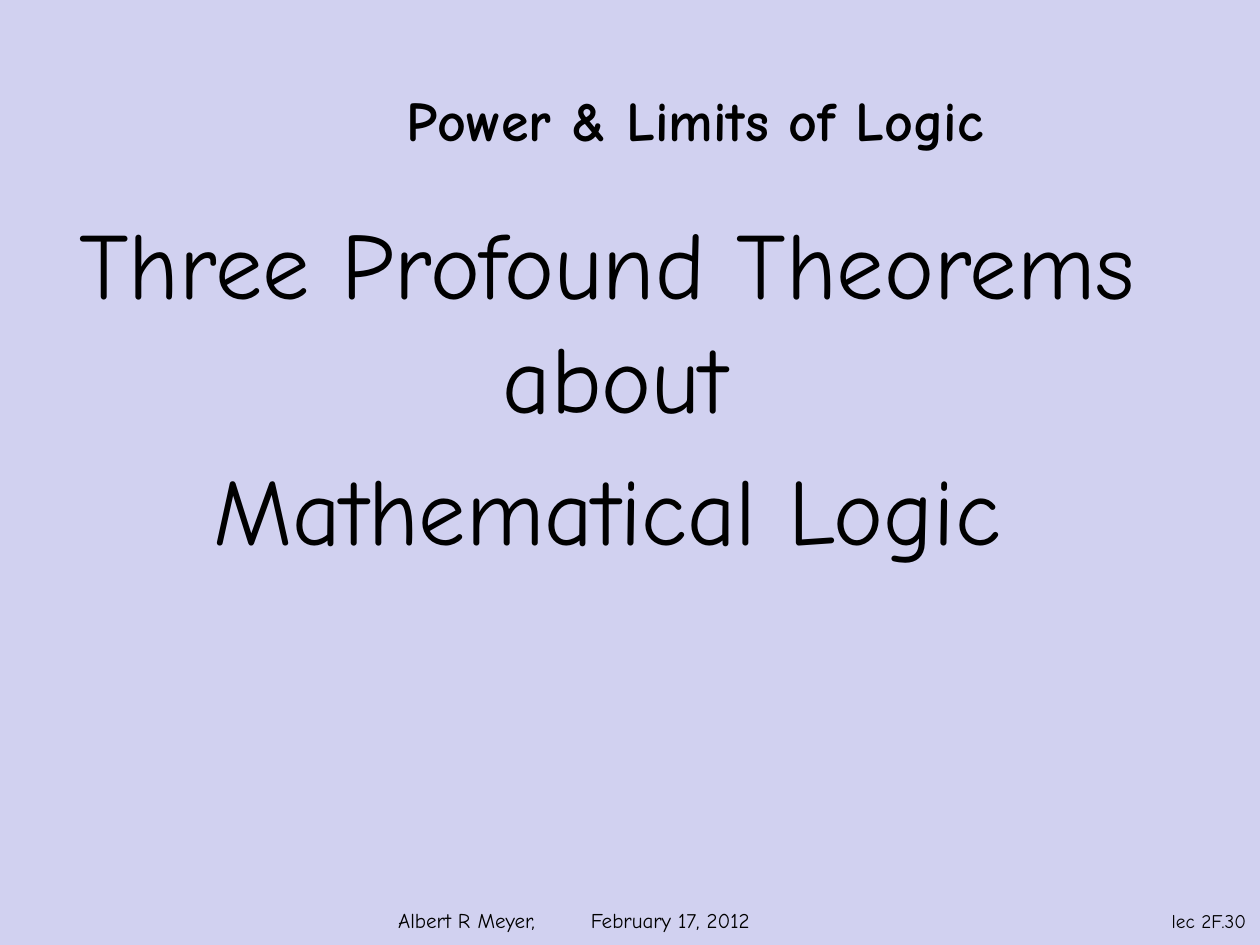
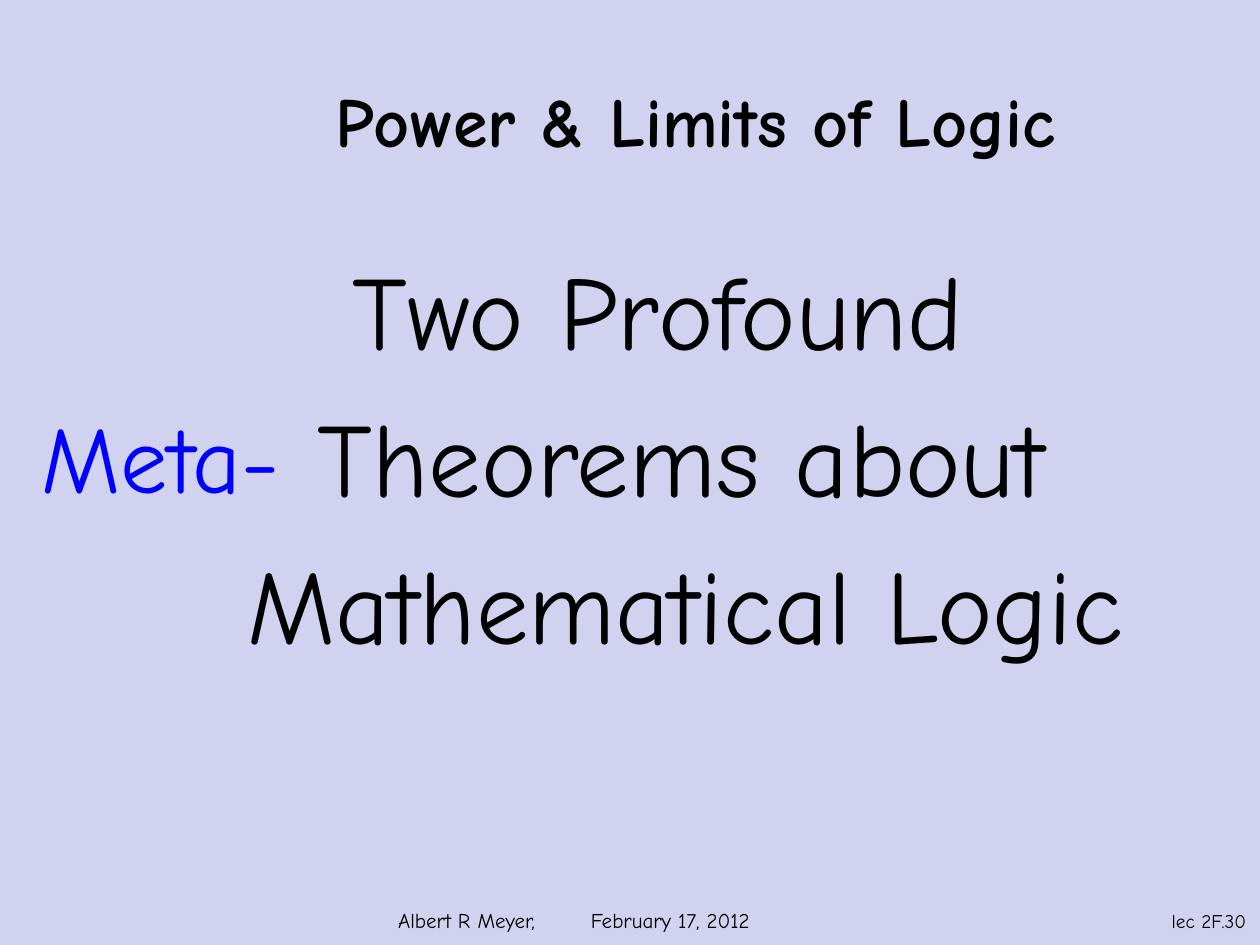
Before and after one commit to armeyer/mcs_web, a slide deck: slide 30 of spring12/slidesS12/slides2f.pptx. Drawn at 1260x945 pixels with LibreOffice and Linux fonts; fonts in the diff are those of the drawing; background and template pictures are left out. Boxes give left, top, right and bottom in pixels: in the first picture for what was removed or moved away, otherwise in the second. Text is boxed around its words. In the diff, an @@ line names an element or a change of style, - is before the commit and + after.

```diff
--- a/spring12/slidesS12/slides2f.pptx
+++ b/spring12/slidesS12/slides2f.pptx
@@ title "Power & Limits of Logic" at [335, 99, 1056, 159]: size 32 to 40 pt @@
@@ text "Two Profound": place and size @@
-text "Two Profound" at [79, 234, 1135, 563]
+text "Two Profound" at [248, 277, 1123, 664]
@@ text at [318, 277, 1045, 499]: text changed; size 54 to 60 pt @@
-Three Profound Theorems about
+Two Profound
+Theorems about
@@ text added at [42, 429, 280, 495], 54 pt, text #0000FF @@
+Meta-
@@ text at [248, 572, 1123, 664]: size 54 to 60 pt in "Mathematical Logic"; alignment centre to left; more space between paragraphs @@
```
Also in this commit, not shown: 3 other slides changed.
